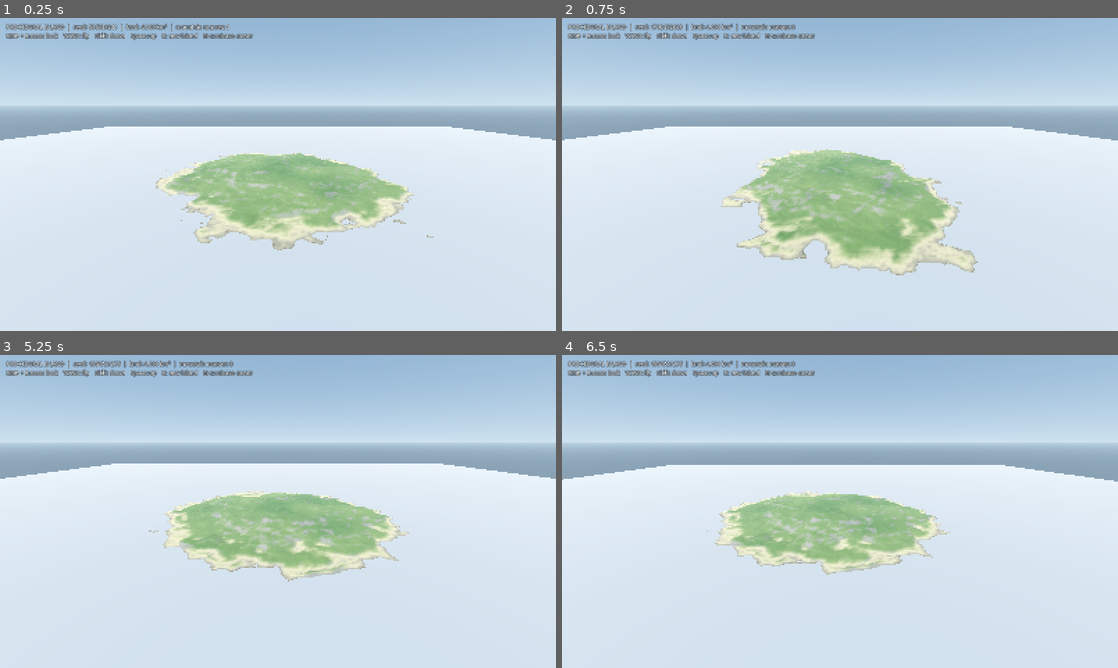
Above: before the commit, frames 1-4 (two rows, left to right).
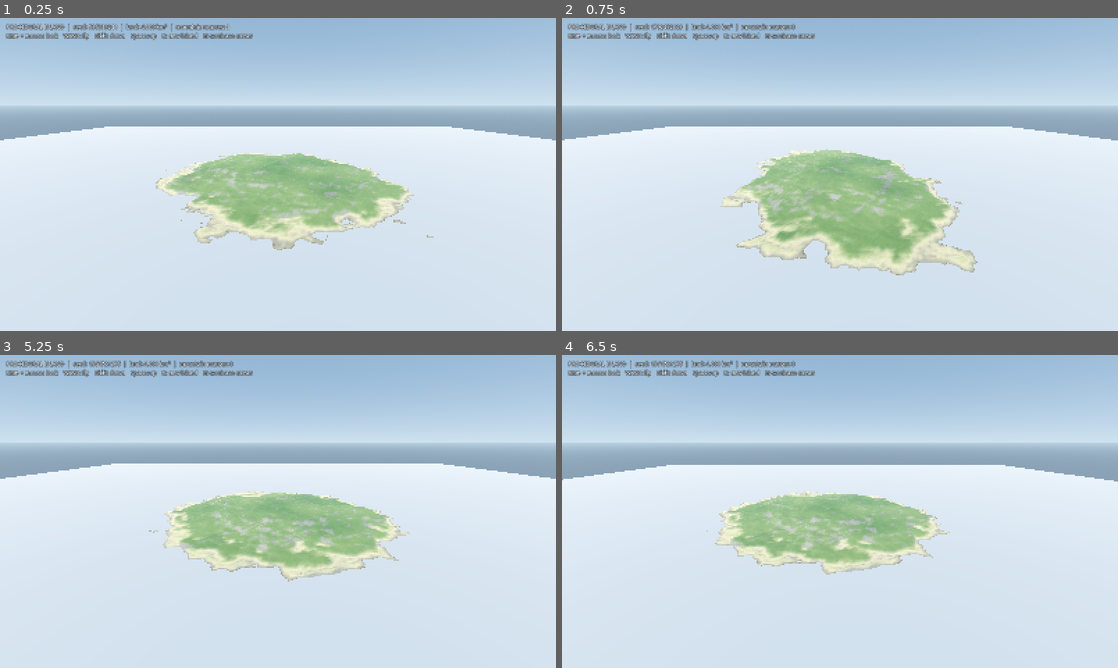
Above: after the commit, the same moments.

Repository: Temeramor/PG-Island
Game: Godot game, scene res://main.tscn
The game is run twice, just before and just after one commit, with the same random seed, the same clock (stepped at 60 frames per second) and the same inputs.
Inputs (mouse positions are in pixels of both pictures, inside the frame that each line leads up to):
- Up to frame 1 (0.25 s): no input
- Up to frame 2 (0.75 s): tap Enter at 0.5 s; move the mouse to (962, 158) at 0.52 s; hold D from 0.53 s (still down); tap R at 0.6 s; click (962, 158) at 0.67 s
- Up to frame 3 (5.25 s): tap Space at 0.77, 1.52, 3.02, 3.77, 4.52 s; move the mouse to (166, 527) at 1.27 s; release D at 1.28 s; hold S 1.28-2.03 s; tap Shift at 1.35, 2.85, 4.35 s; move the mouse to (333, 442) at 2.02 s; hold D 2.03-2.78 s; tap R at 2.1, 3.6, 5.1 s; move the mouse to (250, 574) at 2.77 s; hold W 2.78-3.53 s; click (250, 574) at 2.92 s; move the mouse to (444, 558) at 3.52 s; hold A 3.53-5.03 s; move the mouse to (111, 464) at 4.27 s; move the mouse to (305, 511) at 5.02 s; hold S from 5.03 s (still down); click (305, 511) at 5.17 s
- Up to frame 4 (6.5 s): move the mouse to (756, 433) at 5.77 s; release S at 5.78 s; hold D from 5.78 s (still down); tap Shift at 5.85 s; tap Space at 6.02 s

The runs differ from the first frame. In frame 2, less than 0.1% of the frame differs, in the area x 35-39%, y 71-75%; in frame 3, less than 0.1%, in the area x 37-62%, y 64-71%; in frame 4, less than 0.1%.

Commit message:
Polish terrain field coupling and remove class cache assumptions

Diff:
--- a/main.gd
+++ b/main.gd
@@ -8,8 +8,8 @@
 
 @export_range(128, 768, 32) var terrain_subdivisions: int = 512
 @export_range(128, 768, 32) var ocean_subdivisions: int = 320
-@export var terrain_size: float = 10000.0
-@export var ocean_size: float = 12000.0
+const TERRAIN_SIZE := 10000.0
+const OCEAN_SIZE := 12000.0
 @export var flight_speed: float = 210.0
 @export var initial_seed: int = 0
 
@@ -17,7 +17,7 @@
 const AIR_FOG := Color(0.66, 0.77, 0.87)
 const UNDERWATER_FOG := Color(0.018, 0.12, 0.16)
 
-var generator: IslandGenerator
+var generator
 var terrain_material: ShaderMaterial
 var water_material: ShaderMaterial
 var camera: Camera3D
@@ -85,13 +85,13 @@
 
 func _create_terrain() -> void:
 	var plane := PlaneMesh.new()
-	plane.size = Vector2(terrain_size, terrain_size)
+	plane.size = Vector2(TERRAIN_SIZE, TERRAIN_SIZE)
 	plane.subdivide_width = terrain_subdivisions
 	plane.subdivide_depth = terrain_subdivisions
 
 	terrain_material = ShaderMaterial.new()
 	terrain_material.shader = load("res://shaders/terrain.gdshader") as Shader
-	terrain_material.set_shader_parameter("world_size", terrain_size)
+	terrain_material.set_shader_parameter("world_size", TERRAIN_SIZE)
 	terrain_material.set_shader_parameter("heightmap_resolution", HEIGHT_RESOLUTION)
 	plane.material = terrain_material
 
@@ -99,15 +99,15 @@
 	instance.name = "GPU_Displaced_Terrain_and_Bathymetry"
 	instance.mesh = plane
 	instance.custom_aabb = AABB(
-		Vector3(-terrain_size * 0.5, -650.0, -terrain_size * 0.5),
-		Vector3(terrain_size, 1250.0, terrain_size)
+		Vector3(-TERRAIN_SIZE * 0.5, -650.0, -TERRAIN_SIZE * 0.5),
+		Vector3(TERRAIN_SIZE, 1250.0, TERRAIN_SIZE)
 	)
 	add_child(instance)
 
 
 func _create_ocean() -> void:
 	var plane := PlaneMesh.new()
-	plane.size = Vector2(ocean_size, ocean_size)
+	plane.size = Vector2(OCEAN_SIZE, OCEAN_SIZE)
 	plane.subdivide_width = ocean_subdivisions
 	plane.subdivide_depth = ocean_subdivisions
 
@@ -121,8 +121,8 @@
 	instance.position.y = 0.0
 	instance.cast_shadow = GeometryInstance3D.SHADOW_CASTING_SETTING_OFF
 	instance.custom_aabb = AABB(
-		Vector3(-ocean_size * 0.5, -10.0, -ocean_size * 0.5),
-		Vector3(ocean_size, 20.0, ocean_size)
+		Vector3(-OCEAN_SIZE * 0.5, -10.0, -OCEAN_SIZE * 0.5),
+		Vector3(OCEAN_SIZE, 20.0, OCEAN_SIZE)
 	)
 	add_child(instance)
 
--- a/scripts/island_generator.gd
+++ b/scripts/island_generator.gd
@@ -1,5 +1,4 @@
 extends RefCounted
-class_name IslandGenerator
 
 ## Seeded CPU-side data preparation. The visible terrain mesh is displaced on the GPU.
 ## Coast shape (SDF), elevation and offshore bathymetry are separate fields.
--- a/scripts/slope_erosion_filter.gd
+++ b/scripts/slope_erosion_filter.gd
@@ -1,5 +1,4 @@
 extends RefCounted
-class_name SlopeErosionFilter
 
 ## Multi-scale slope-aligned channel/ridge displacement.
 ## The method follows the published idea of aligning procedural gullies to terrain
--- a/shaders/terrain.gdshader
+++ b/shaders/terrain.gdshader
@@ -82,7 +82,9 @@
 		color = mix(shallow_seabed, deep_seabed, smoothstep(0.02, 0.90, depth));
 		color *= 0.95 + macro * 0.07 + medium * 0.025;
 	} else {
-		float beach = 1.0 - smoothstep(3.0, 16.0, h + medium * 1.2);
+		float height_beach = 1.0 - smoothstep(3.0, 16.0, h + medium * 1.2);
+		float coast_beach = 1.0 - smoothstep(6.0, 55.0, max(signed_coast, 0.0));
+		float beach = max(height_beach, coast_beach * 0.72);
 		vec3 sand = mix(sand_wet, sand_dry, smoothstep(0.0, 7.0, h));
 		vec3 grass = mix(grass_low, grass_high, clamp(0.52 + macro * 0.58 + medium * 0.14, 0.0, 1.0));
 		color = mix(grass, sand, beach);
